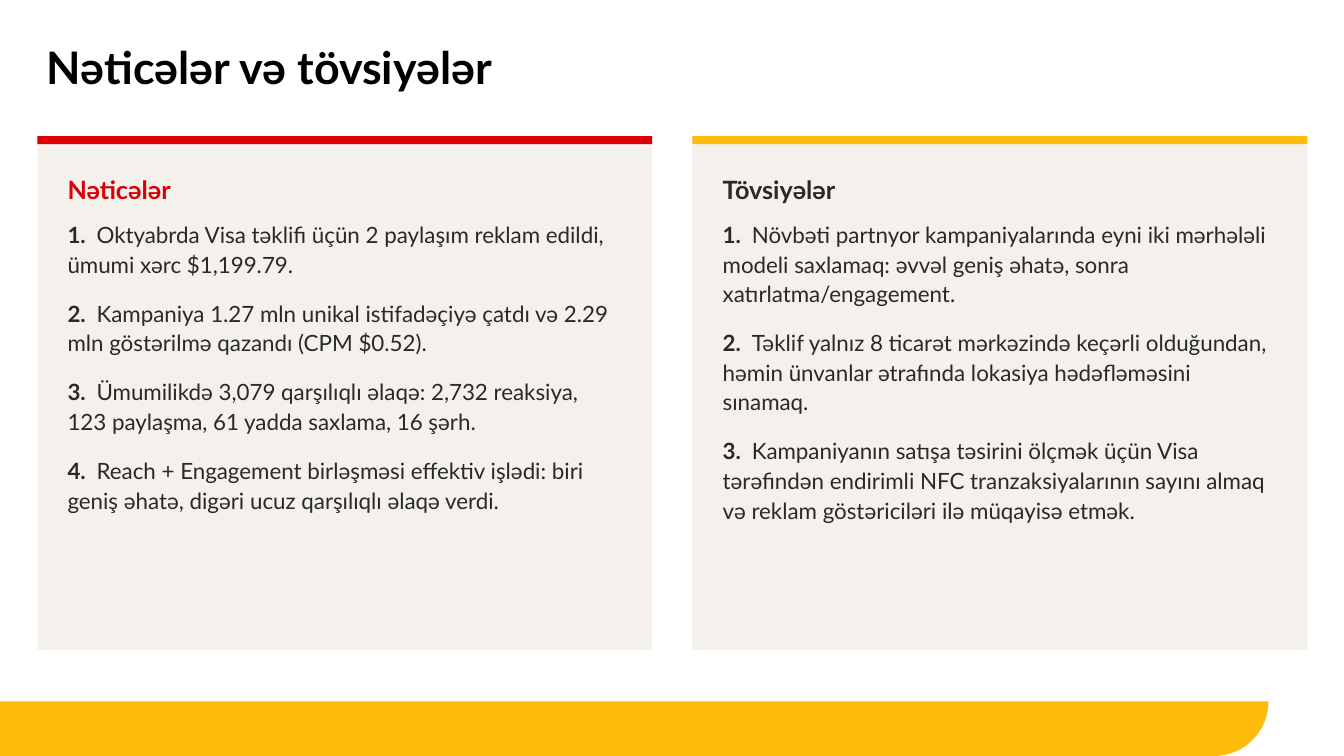
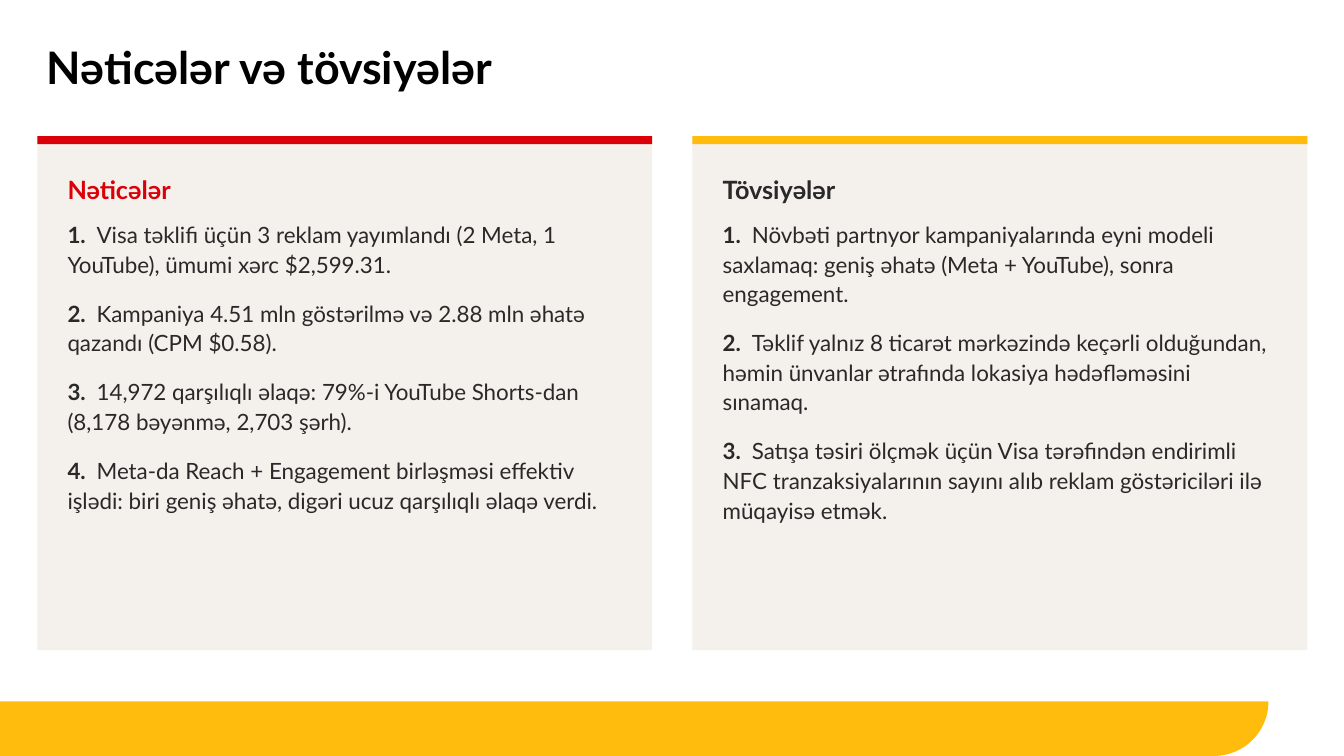
Before and after one commit to omgazerbaijan2022-ops/mcd-meta-report, a slide deck: slide 10 of visa/McDonalds_AZ_Visa_Report_Oct_2026.pptx (slide 7 before the commit). Drawn at 1344x756 pixels with LibreOffice and Linux fonts; fonts in the diff are those of the drawing; background and template pictures are left out. Boxes give left, top, right and bottom in pixels: in the first picture for what was removed or moved away, otherwise in the second. Text is boxed around its words. In the diff, an @@ line names an element or a change of style, - is before the commit and + after.

```diff
--- a/visa/McDonalds_AZ_Visa_Report_Oct_2026.pptx
+++ b/visa/McDonalds_AZ_Visa_Report_Oct_2026.pptx
@@ text at [68,226,597,513]: text changed @@
-1. Oktyabrda Visa təklifi üçün 2 paylaşım reklam edildi, ümumi xərc $1,199.79.
-2. Kampaniya 1.27 mln unikal istifadəçiyə çatdı və 2.29 mln göstərilmə qazandı (CPM $0.52).
-3. Ümumilikdə 3,079 qarşılıqlı əlaqə: 2,732 reaksiya, 123 paylaşma, 61 yadda saxlama, 16 şərh.
-4. Reach + Engagement birləşməsi effektiv işlədi: biri geniş əhatə, digəri ucuz qarşılıqlı əlaqə verdi.
+1. Visa təklifi üçün 3 reklam yayımlandı (2 Meta, 1 YouTube), ümumi xərc $2,599.31.
+2. Kampaniya 4.51 mln göstərilmə və 2.88 mln əhatə qazandı (CPM $0.58).
+3. 14,972 qarşılıqlı əlaqə: 79%-i YouTube Shorts-dan (8,178 bəyənmə, 2,703 şərh).
+4. Meta-da Reach + Engagement birləşməsi effektiv işlədi: biri geniş əhatə, digəri ucuz qarşılıqlı əlaqə verdi.
@@ text at [723,226,1214,306]: text changed @@
-1. Növbəti partnyor kampaniyalarında eyni iki mərhələli modeli saxlamaq: əvvəl geniş əhatə, sonra xatırlatma/engagement.
+1. Növbəti partnyor kampaniyalarında eyni modeli saxlamaq: geniş əhatə (Meta + YouTube), sonra engagement.
@@ text at [723,442,1261,523]: text changed @@
-3. Kampaniyanın satışa təsirini ölçmək üçün Visa tərəfindən endirimli NFC tranzaksiyalarının sayını almaq və reklam göstəriciləri ilə müqayisə etmək.
+3. Satışa təsiri ölçmək üçün Visa tərəfindən endirimli NFC tranzaksiyalarının sayını alıb reklam göstəriciləri ilə müqayisə etmək.
```
Also in this commit, not shown: 6 other slides changed, 3 slides added, 4 other files.
